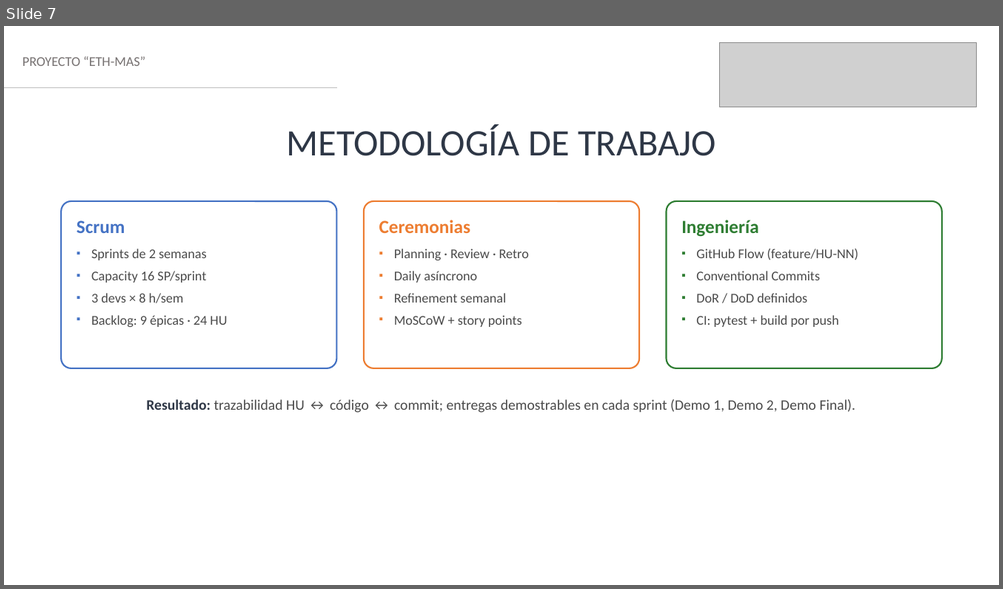
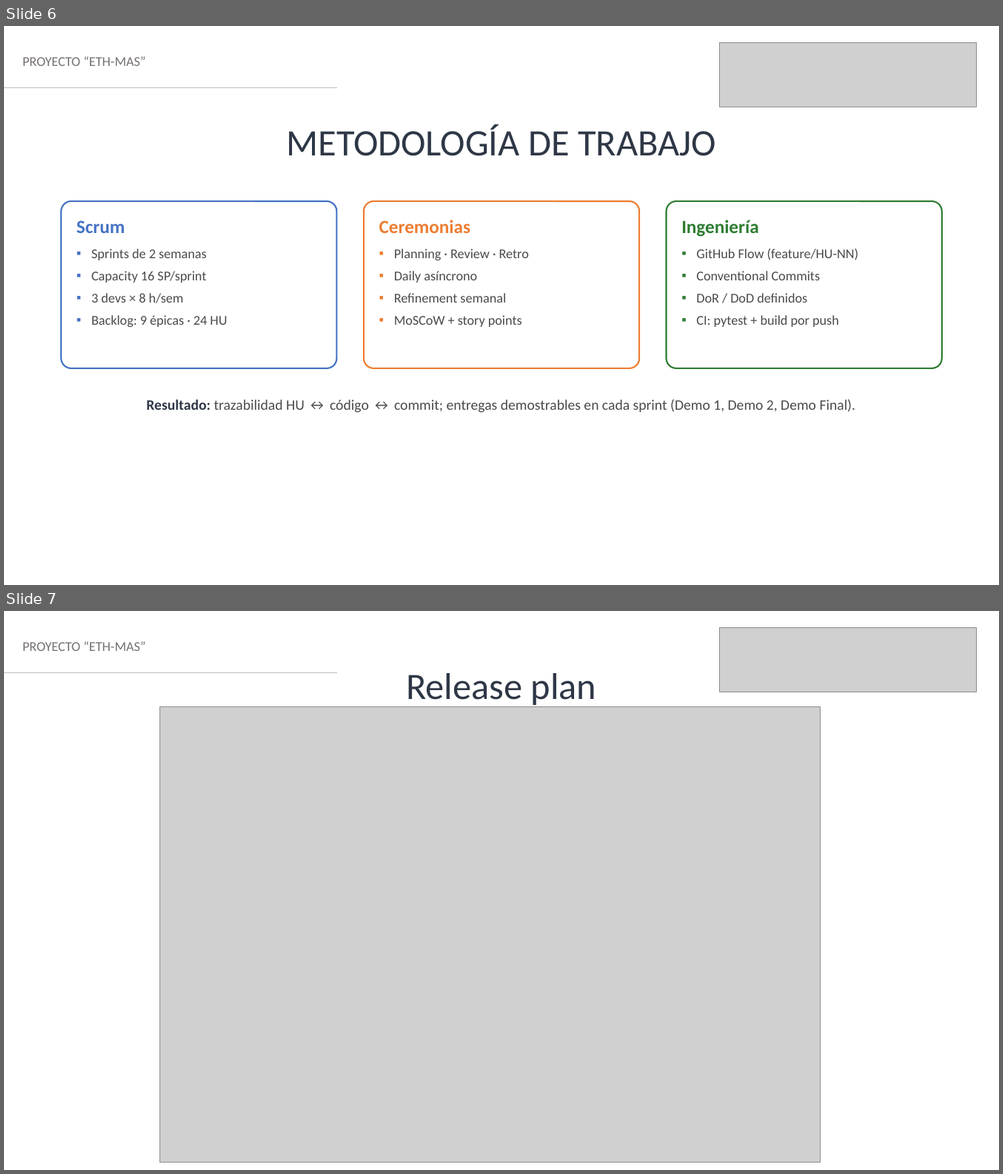
Before and after one commit to rodrigosantibanez1/Capstone, a slide deck: Fase 3/Evidencias Grupales/ETH-MAS_Presentacion_Final_Capstone.pptx. Shown one above the other, each under a label of ours: slide 7 before the commit, slides 6 and 7 after it. The pictures are 1003x589 and 1003x1174 pixels, drawn with LibreOffice and Linux fonts; fonts in the diff are those of the drawing; grey boxes stand for pictures. Boxes give left, top, right and bottom in pixels: in the first picture for what was removed or moved away, otherwise in the second. Text is boxed around its words. In the diff, an @@ line names an element or a change of style, - is before the commit and + after.

```diff
--- a/Fase 3/Evidencias Grupales/ETH-MAS_Presentacion_Final_Capstone.pptx
+++ b/Fase 3/Evidencias Grupales/ETH-MAS_Presentacion_Final_Capstone.pptx
@@ slide 7 added at (4, 611, 999, 1170), background #FFFFFF @@
@@ picture added at (720, 628, 976, 692) @@
@@ text added at (22, 641, 145, 651), 13 pt, text #767171 @@
+PROYECTO “ETH-MAS”
@@ elbow line added from (4, 673) to (338, 673), #BFBFBF 1.25 pt @@
@@ text added at (406, 673, 597, 707), 36 pt, text #2E3746 @@
+Release plan
@@ picture added at (160, 706, 820, 1163) @@
@@ what was slide 7 is now slide 6 @@
@@ slide 6 changed as well @@
@@ less space between paragraphs; more space between paragraphs in 3 elements at (62, 201, 337, 369), (364, 201, 639, 369), (666, 201, 941, 369) @@
```
Also in this commit, not shown: 15 other slides changed, 1 other slide added, 8 slides removed.
